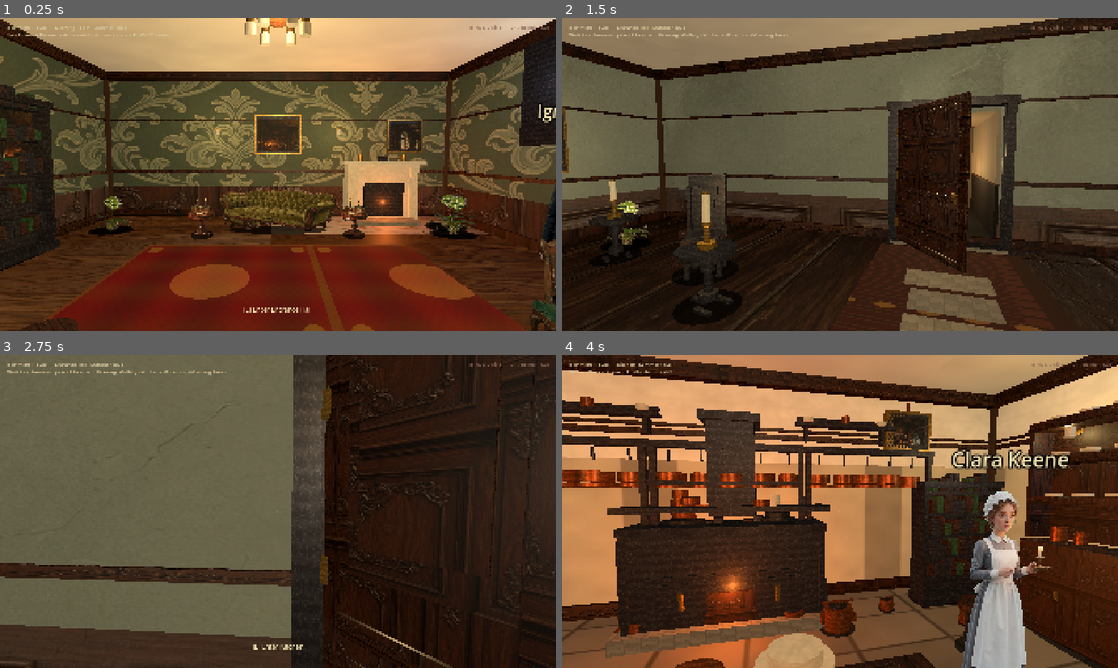
Above: before the commit, frames 1-4 (two rows, left to right).
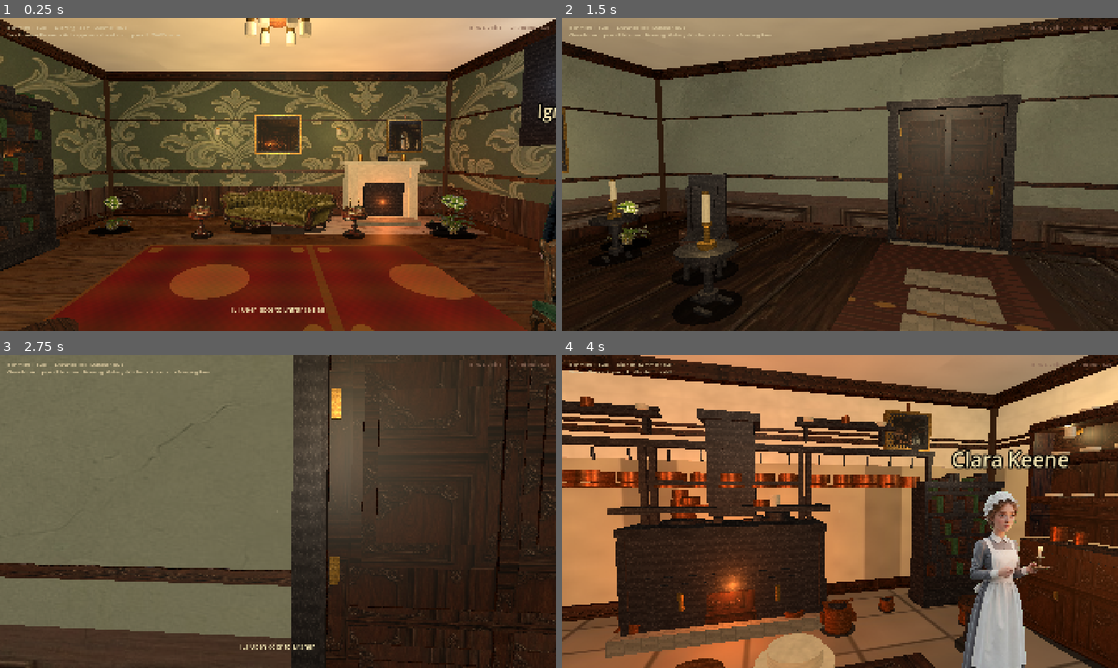
Above: after the commit, the same moments.

Repository: drakewing-eng/aetheric-engine
Game: Godot game, scene res://scenes/fps_main.tscn
Same seed, same stepped clock (60 frames per second), same inputs: the game is played once before the commit and once after it.
Inputs (mouse positions are in pixels of both pictures, inside the frame that each line leads up to):
- Up to frame 1 (0.25 s): no input
- Up to frame 2 (1.5 s): tap Enter at 0.5 s; move the mouse to (867, 174) at 0.52 s; hold E (interact) 0.53-1.28 s; hold W (move_forward) from 0.53 s (still down); click (867, 174) at 0.67 s; move the mouse to (812, 174) at 1.27 s; tap E (interact) at 1.35 s
- Up to frame 3 (2.75 s): keep holding W (move_forward); tap E (interact) at 2 s; move the mouse to (289, 505) at 2.02 s; hold E (interact) from 2.03 s (still down)
- Up to frame 4 (4 s): keep holding W (move_forward); move the mouse to (834, 517) at 2.77 s; release E (interact) at 2.78 s; tap E (interact) at 2.85 s; click (834, 517) at 2.92 s; move the mouse to (878, 514) at 3.52 s; hold E (interact) from 3.53 s (still down)

The runs differ from the first frame. In frame 1, 0.2% of the frame differs, in the area x 16-59%, y 4-95%; in frame 2, 6.4%; in frame 3, 15%, in the area x 1-100%, y 0-100%; in frame 4, 0.4%.

Commit message:
visual loop 44: closed doors + solid backstop, E teleport (no portal void)

Diff:
--- a/aetheric-engine-godot/scripts/fps_main.gd
+++ b/aetheric-engine-godot/scripts/fps_main.gd
@@ -138,7 +138,7 @@
 		interact_prompt.text = "[E] Talk to %s" % data.get("name", "someone")
 	elif not _near_door.is_empty():
 		interact_prompt.visible = true
-		interact_prompt.text = "[E] Enter %s" % _near_door.get("label", "next room")
+		interact_prompt.text = "[E] Open door to %s" % _near_door.get("label", "next room")
 	else:
 		interact_prompt.visible = false
 
--- a/aetheric-engine-godot/scripts/fps_props.gd
+++ b/aetheric-engine-godot/scripts/fps_props.gd
@@ -1196,19 +1196,20 @@
 	# Threshold / saddle (stone + wood — grounds the doorway)
 	_add_box(root, Vector3(0, 0.025, 0.02), Vector3(w + 0.14, 0.05, depth + 0.18), STONE, false, 0.65)
 	_add_box(root, Vector3(0, 0.055, 0.02), Vector3(w + 0.08, 0.04, depth + 0.1), MAHOGANY_DARK, false, 0.45)
-	# --- Door leaf (ajar so it reads as a door; leave walk gap) ---
+	# --- Door leaf CLOSED (E teleports; do not leave walk-into-void gap) ---
 	var leaf_w := w - 0.1
 	var leaf_h := h - 0.12
 	var leaf := Node3D.new()
 	leaf.name = "DoorLeaf"
 	leaf.position = Vector3(-w * 0.5 + 0.05, 0.07, 0.04)
-	leaf.rotation_degrees.y = -52.0  # wide ajar so portal hallway is visible beyond
+	leaf.rotation_degrees.y = 0.0  # closed — room change is interact/teleport only
 	root.add_child(leaf)
 	# Polished mid-mahogany slab — colors biased so auto-mat picks WOOD not red velvet
 	var door_wood := Color(0.42, 0.28, 0.16)
 	var door_frame_col := Color(0.34, 0.22, 0.12)
 	var panel_field := Color(0.36, 0.24, 0.14)
-	_add_box(leaf, Vector3(leaf_w * 0.5, leaf_h * 0.5, 0), Vector3(leaf_w, leaf_h, 0.048), door_wood, false, 0.42)
+	# solid=true so player cannot walk through the closed leaf into void
+	_add_box(leaf, Vector3(leaf_w * 0.5, leaf_h * 0.5, 0), Vector3(leaf_w, leaf_h, 0.048), door_wood, true, 0.42)
 	# Stiles & rails (classic 4-panel)
 	var stile := 0.11
 	var mid_rail_y := leaf_h * 0.4
--- a/aetheric-engine-godot/scripts/fps_room_builder.gd
+++ b/aetheric-engine-godot/scripts/fps_room_builder.gd
@@ -327,8 +327,8 @@
 
 
 func _add_door_portal(door: Dictionary, room_w: float, room_d: float, room_h: float) -> void:
-	## Only one room is loaded at a time — a short Victorian passage behind the
-	## door reads as a hallway (Myst-style portal), not a solid exterior wall.
+	## Closed-door design: shallow recess + SOLID backstop. No deep walkable
+	## "closet" hallway (that caused fall-through). Transition is E + teleport.
 	var p: Array = door.get("pos", [0, 0, 0])
 	var px := float(p[0])
 	var pz := float(p[2])
@@ -342,12 +342,10 @@
 	var dw := absf(px + half_w)
 	var de := absf(px - half_w)
 	var m := minf(minf(dn, ds), minf(dw, de))
-	var depth := 3.4
+	var depth := 0.28  # shallow jamb recess only — not a walk-in corridor
 	var root := Node3D.new()
 	root.name = "DoorPortal"
 	var floor_col := Color(0.22, 0.14, 0.09)
-	var wall_col := Color(0.38, 0.32, 0.26)
-	var paper_col := Color(0.48, 0.42, 0.34)
 	var out_dir := Vector3.ZERO
 	if is_equal_approx(m, dn):
 		out_dir = Vector3(0, 0, -1)
@@ -361,7 +359,6 @@
 	else:
 		out_dir = Vector3(1, 0, 0)
 		root.position = Vector3(half_w, 0, pz)
-	# Orient local −Z along outward (into the portal)
 	if absf(out_dir.x) > 0.5:
 		root.rotation_degrees.y = -90.0 if out_dir.x > 0.0 else 90.0
 	elif out_dir.z > 0.0:
@@ -370,50 +367,16 @@
 		root.rotation_degrees.y = 0.0
 	add_child(root)
 	var wood_tex: Texture2D = _load_texture("res://assets/rooms/textures/victorian/furniture_wood.jpg")
-	# Floor boards
-	_add_portal_box(root, Vector3(0, 0.02, -depth * 0.5), Vector3(door_w + 0.2, 0.04, depth), floor_col, wood_tex, Vector3(1.5, 3.0, 1.0))
-	# Ceiling (slightly warm plaster)
-	_add_portal_box(root, Vector3(0, door_h + 0.08, -depth * 0.5), Vector3(door_w + 0.2, 0.08, depth), Color(0.55, 0.48, 0.38))
-	# Side walls: wainscot band + upper paper tone
-	var side_x := door_w * 0.5 + 0.05
+	# Threshold board (visual floor in recess)
+	_add_portal_box(root, Vector3(0, 0.02, -depth * 0.5), Vector3(door_w + 0.12, 0.04, depth), floor_col, wood_tex, Vector3(1.2, 1.0, 1.0))
+	# Jamb returns
+	var side_x := door_w * 0.5 + 0.04
 	for sx in [-side_x, side_x]:
-		_add_portal_box(root, Vector3(sx, 0.55, -depth * 0.5), Vector3(0.1, 1.1, depth), Color(0.28, 0.18, 0.12), wood_tex, Vector3(0.8, 2.0, 1.0))
-		_add_portal_box(root, Vector3(sx, 1.1 + (door_h - 1.1) * 0.5, -depth * 0.5), Vector3(0.09, door_h - 1.1, depth), paper_col)
-		# Chair rail
-		_add_portal_box(root, Vector3(sx, 1.12, -depth * 0.5), Vector3(0.12, 0.04, depth), Color(0.2, 0.12, 0.08))
-	# Far end: warmer paper wall + second doorway silhouette (more house beyond)
-	_add_portal_box(root, Vector3(0, door_h * 0.5, -depth), Vector3(door_w + 0.25, door_h + 0.15, 0.1), Color(0.32, 0.28, 0.22))
-	# Recessed arch opening into darkness
-	_add_portal_box(root, Vector3(0, door_h * 0.45, -depth + 0.04), Vector3(door_w * 0.55, door_h * 0.75, 0.06), Color(0.06, 0.05, 0.04))
-	# Picture frame + console (depth cues)
-	_add_portal_box(root, Vector3(-door_w * 0.28, door_h * 0.62, -depth + 0.08), Vector3(0.4, 0.5, 0.03), Color(0.4, 0.28, 0.12))
-	_add_portal_box(root, Vector3(-door_w * 0.28, door_h * 0.62, -depth + 0.1), Vector3(0.3, 0.38, 0.02), Color(0.3, 0.26, 0.22))
-	_add_portal_box(root, Vector3(0, 0.45, -depth + 0.4), Vector3(0.95, 0.06, 0.35), Color(0.2, 0.12, 0.07), wood_tex, Vector3(1.2, 0.5, 1.0))
-	_add_portal_box(root, Vector3(-0.35, 0.22, -depth + 0.4), Vector3(0.06, 0.44, 0.06), Color(0.18, 0.1, 0.06))
-	_add_portal_box(root, Vector3(0.35, 0.22, -depth + 0.4), Vector3(0.06, 0.44, 0.06), Color(0.18, 0.1, 0.06))
-	# Runner strip on portal floor
-	_add_portal_box(root, Vector3(0, 0.05, -depth * 0.5), Vector3(door_w * 0.45, 0.02, depth * 0.9), Color(0.35, 0.15, 0.1))
-	# Chair rail + skirting in portal
-	_add_portal_box(root, Vector3(0, 0.08, -depth * 0.5), Vector3(door_w + 0.15, 0.1, depth), Color(0.22, 0.14, 0.09), wood_tex, Vector3(1.5, 0.4, 1.0))
-	# Warm corridor lights + mid sconce glow
-	var dim := OmniLight3D.new()
-	dim.light_color = Color(1.0, 0.85, 0.6)
-	dim.light_energy = 0.85
-	dim.omni_range = depth + 2.0
-	dim.position = Vector3(0, door_h * 0.65, -depth * 0.35)
-	root.add_child(dim)
-	var far_l := OmniLight3D.new()
-	far_l.light_color = Color(1.0, 0.78, 0.5)
-	far_l.light_energy = 0.65
-	far_l.omni_range = 2.8
-	far_l.position = Vector3(0, door_h * 0.55, -depth + 0.55)
-	root.add_child(far_l)
-	var side_l := OmniLight3D.new()
-	side_l.light_color = Color(1.0, 0.82, 0.55)
-	side_l.light_energy = 0.35
-	side_l.omni_range = 1.8
-	side_l.position = Vector3(door_w * 0.35, door_h * 0.55, -depth * 0.6)
-	root.add_child(side_l)
+		_add_portal_box(root, Vector3(sx, door_h * 0.5, -depth * 0.5), Vector3(0.08, door_h, depth), Color(0.3, 0.2, 0.12), wood_tex, Vector3(0.5, 2.0, 1.0))
+	# Solid backstop — blocks void; closed leaf also collides
+	_add_portal_box(root, Vector3(0, door_h * 0.5, -depth), Vector3(door_w + 0.2, door_h + 0.1, 0.12), Color(0.28, 0.18, 0.12), wood_tex, Vector3(1.0, 2.0, 1.0), true)
+	# Lintel
+	_add_portal_box(root, Vector3(0, door_h + 0.04, -depth * 0.5), Vector3(door_w + 0.18, 0.08, depth + 0.05), Color(0.32, 0.22, 0.14), wood_tex, Vector3(1.0, 0.5, 1.0))
 
 
 func _add_portal_box(
@@ -422,8 +385,10 @@
 	size: Vector3,
 	color: Color,
 	tex: Texture2D = null,
-	uv_scale: Vector3 = Vector3(1, 1, 1)
+	uv_scale: Vector3 = Vector3(1, 1, 1),
+	solid: bool = false
 ) -> void:
+	var body: Node3D = StaticBody3D.new() if solid else Node3D.new()
 	var mi := MeshInstance3D.new()
 	var mesh := BoxMesh.new()
 	mesh.size = size
@@ -436,8 +401,15 @@
 		mat.albedo_texture = tex
 		mat.uv1_scale = uv_scale
 	mi.material_override = mat
-	mi.position = pos
-	parent.add_child(mi)
+	body.add_child(mi)
+	if solid:
+		var col := CollisionShape3D.new()
+		var shape := BoxShape3D.new()
+		shape.size = size
+		col.shape = shape
+		body.add_child(col)
+	body.position = pos
+	parent.add_child(body)
 
 
 func _add_victorian_wall(
--- a/aetheric-engine-godot/scripts/fps_rooms.gd
+++ b/aetheric-engine-godot/scripts/fps_rooms.gd
@@ -11,7 +11,7 @@
 const ROOMS := {
 	"drawing_room": {
 		"title": "Drawing Room",
-		"subtitle": "South door → Entrance Hall · walk to doorway · press E · WASD move",
+		"subtitle": "South door → Entrance Hall · approach closed door · press E · WASD move",
 		"size": [9.0, 10.0, 3.8],
 		"spawn": [0.0, 0.0, 2.5],
 		"spawn_yaw": 0.0,
@@ -180,7 +180,7 @@
 	},
 	"entrance_hall": {
 		"title": "Entrance Hall",
-		"subtitle": "Walk to a doorway · press E to enter · Drawing · Gallery · Kitchen · Workshop · Morning Room",
+		"subtitle": "Closed doors · press E to enter · Drawing · Gallery · Kitchen · Workshop · Morning Room",
 		"size": [14.0, 10.0, 3.8],
 		# Face into hall toward furniture (not flat north wall)
 		"spawn": [0.0, 0.0, 1.2],
